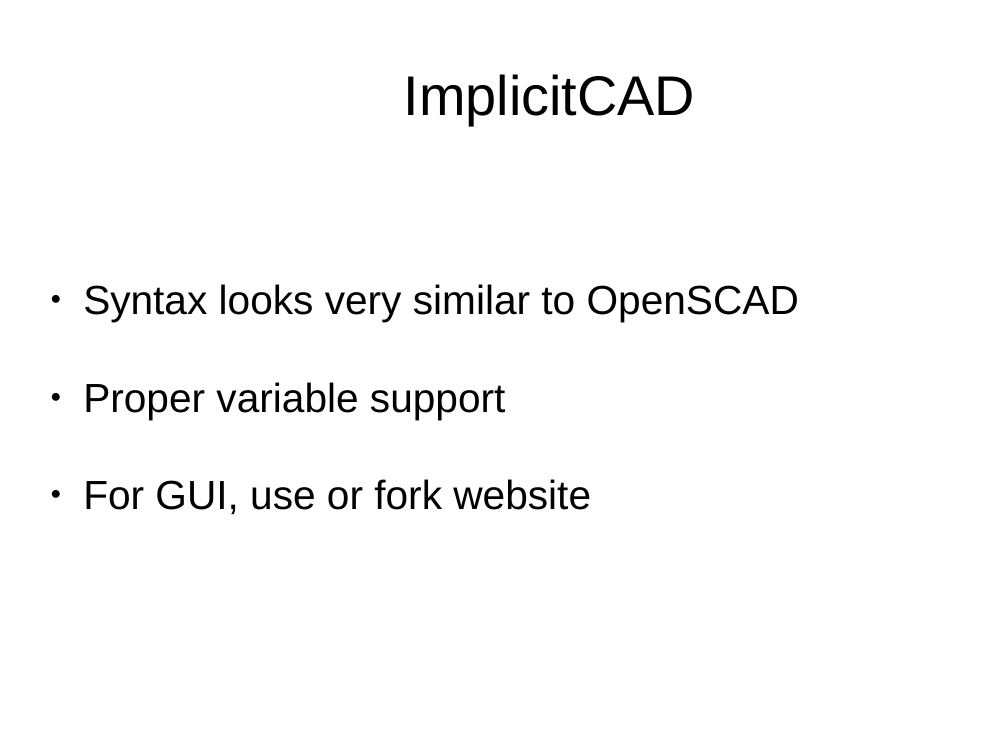
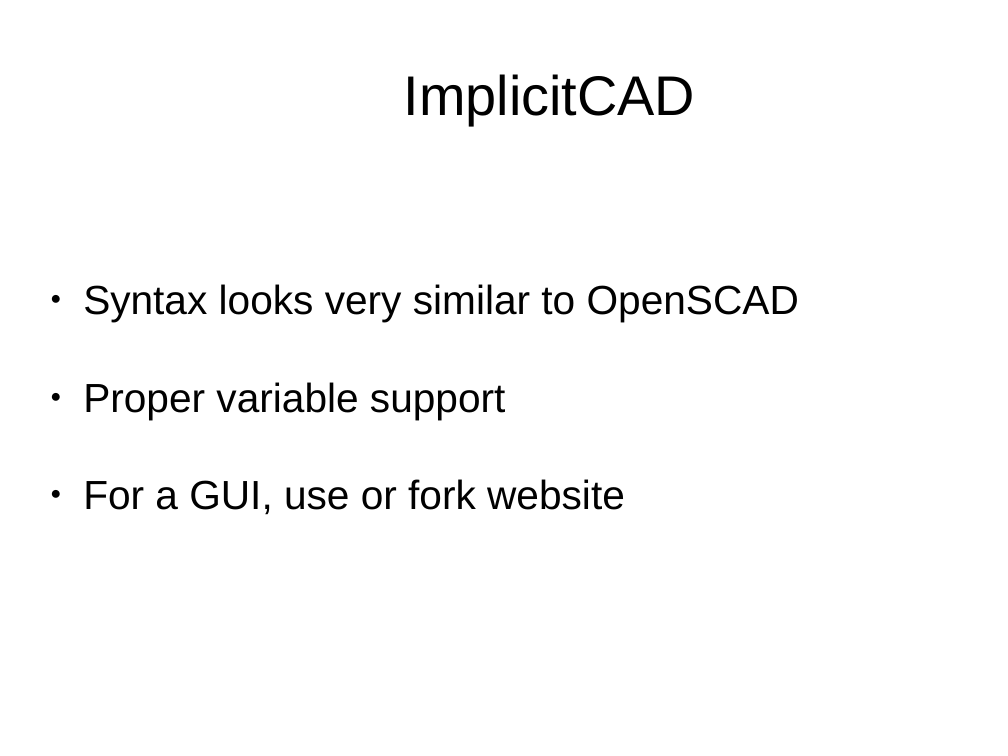
Before and after one commit to Joaz/talks, a slide deck: slide 9 of parametric_programmable_3d_models.odp (slide 8 before the commit). Drawn at 1008x756 pixels with LibreOffice and Linux fonts; fonts in the diff are those of the drawing. Boxes give left, top, right and bottom in pixels: in the first picture for what was removed or moved away, otherwise in the second. Text is boxed around its words. In the diff, an @@ line names an element or a change of style, - is before the commit and + after.

```diff
--- a/parametric_programmable_3d_models.odp
+++ b/parametric_programmable_3d_models.odp
@@ subtitle at [83, 479, 625, 515]: text changed @@
-● For GUI, use or fork website
+● For a GUI, use or fork website
```
Also in this commit, not shown: 8 other slides changed, 6 slides added, 13 slides removed.
